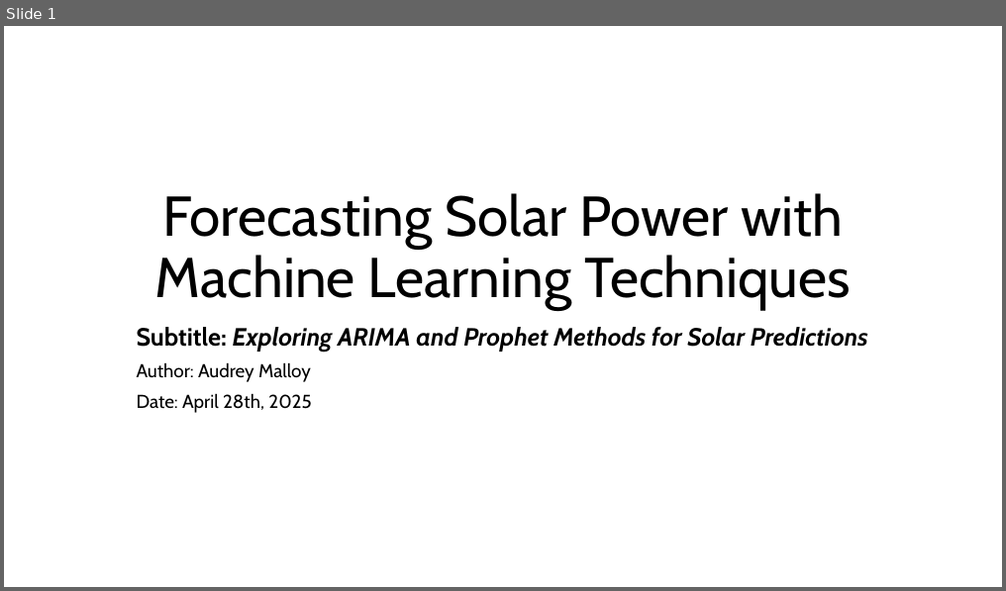
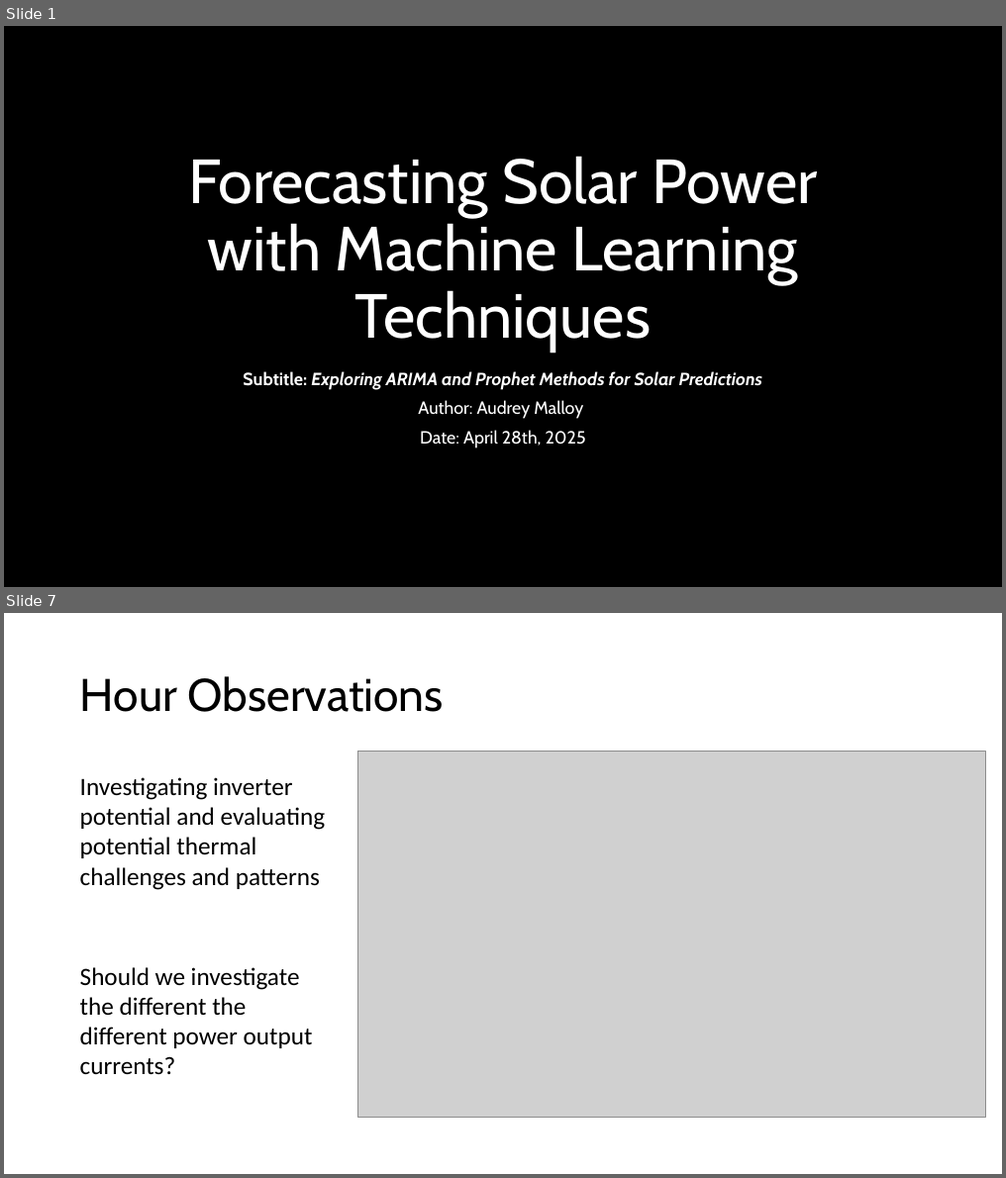
Before and after one commit to audreymalloy/Springboard_DataScience, a slide deck: Capstone-3-Solar/Documentation/Capstone_3_Final_Presentation_Malloy.pptx. Shown one above the other, each under a label of ours: slide 1 before the commit, slides 1 and 7 after it; the slides between them are not shown. The pictures are 1006x591 and 1006x1178 pixels, drawn with LibreOffice and Linux fonts; fonts in the diff are those of the drawing; grey boxes stand for pictures; background and template pictures are left out. Boxes give left, top, right and bottom in pixels: in the first picture for what was removed or moved away, otherwise in the second. Text is boxed around its words. In the diff, an @@ line names an element or a change of style, - is before the commit and + after.

```diff
--- a/Capstone-3-Solar/Documentation/Capstone_3_Final_Presentation_Malloy.pptx
+++ b/Capstone-3-Solar/Documentation/Capstone_3_Final_Presentation_Malloy.pptx
@@ slide 7 added at bbox=[4, 613, 1002, 1174], background #FFFFFF @@
@@ title added at bbox=[80, 676, 443, 712], 44 pt, text #000000 @@
+Hour Observations
@@ picture added at bbox=[357, 752, 986, 1118] @@
@@ text added at bbox=[80, 777, 325, 890], 24 pt, text #000000 @@
+Investigating inverter potential and evaluating potential thermal challenges and patterns
@@ text added at bbox=[80, 967, 313, 1075], 24 pt, text #000000 @@
+Should we investigate the different the different power output currents?
@@ slide 1 changed as well @@
@@ background #FFFFFF to picture (left out) @@
@@ title "Forecasting Solar Power with Machine ..." at bbox=[188, 156, 817, 352]: size 54 to 60 pt, text colour #000000 to #FFFFFF @@
@@ subtitle "Subtitle: Exploring ARIMA and Prophet ...": place and size @@
-subtitle "Subtitle: Exploring ARIMA and Prophet ..." at bbox=[137, 327, 868, 413]
+subtitle "Subtitle: Exploring ARIMA and Prophet ..." at bbox=[243, 372, 762, 449]
@@ subtitle "Subtitle: Exploring ARIMA and Prophet ..." at bbox=[243, 372, 762, 449]: size 24 to 17 pt in "Subtitle: Exploring ARIMA and Prophet Methods for ..."; text colour #000000 to #FFFFFF; size 18 to 17 pt in "Author: Audrey Malloy", "Date: April 28th, 2025"; alignment left to centre @@
```
Also in this commit, not shown: 18 other slides added, 8 slides removed, 2 other files.
